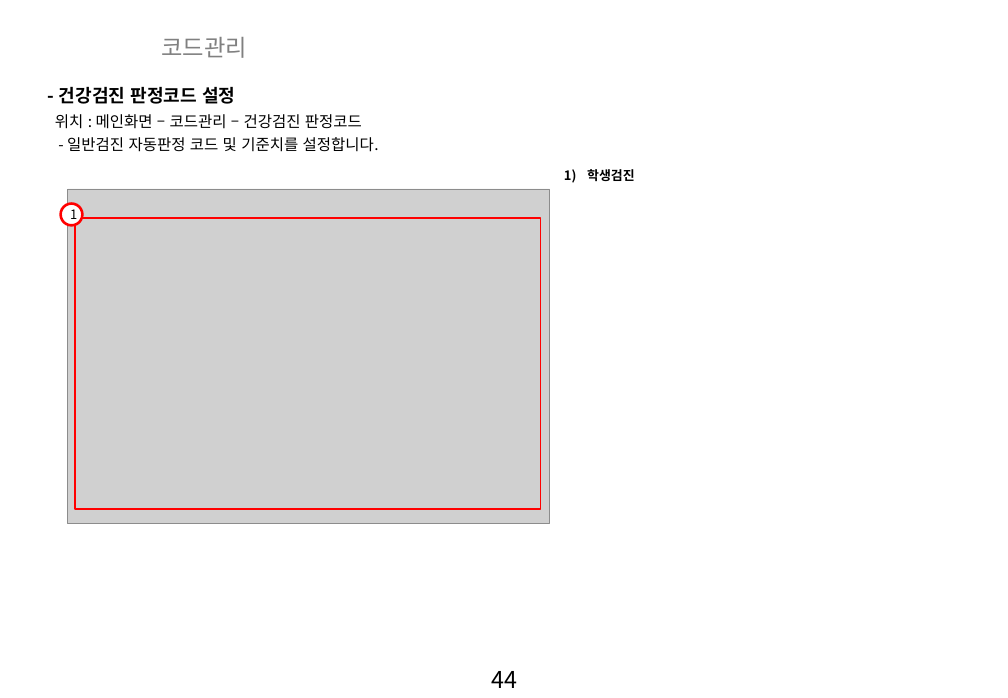
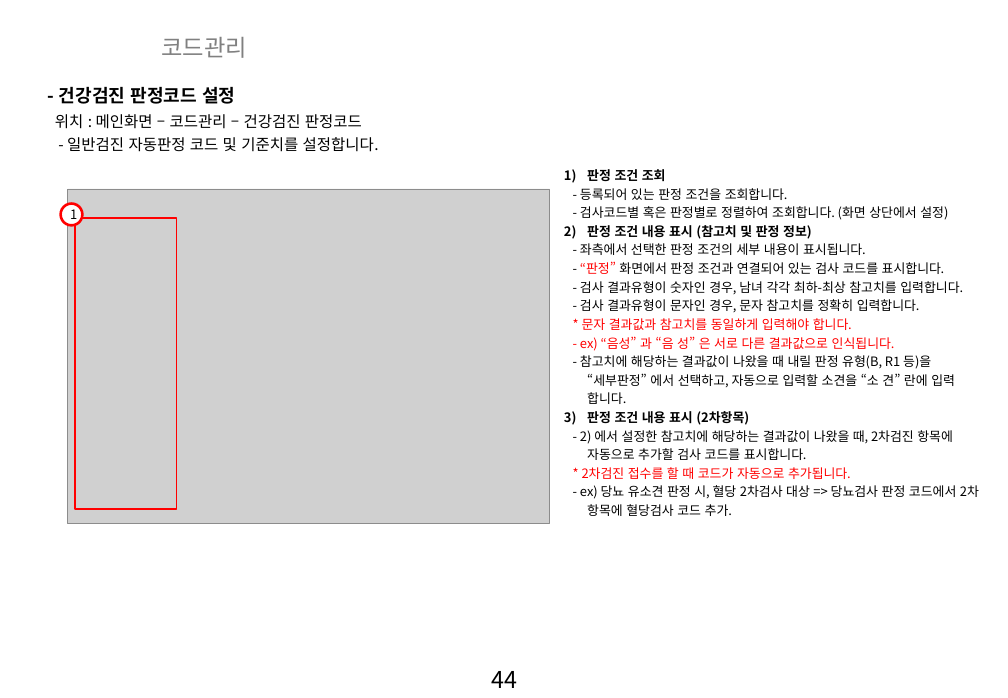
Before and after one commit to zooxop/ailiss_manual, a slide deck: slide 45 of manual/앨리스_매뉴얼_작업중.pptx. Drawn at 1008x698 pixels with LibreOffice and Linux fonts; fonts in the diff are those of the drawing; grey boxes stand for pictures; background and template pictures are left out. Boxes give left, top, right and bottom in pixels: in the first picture for what was removed or moved away, otherwise in the second. Text is boxed around its words. In the diff, an @@ line names an element or a change of style, - is before the commit and + after.

Commit message:
코드관리 완료

```diff
--- a/manual/앨리스_매뉴얼_작업중.pptx
+++ b/manual/앨리스_매뉴얼_작업중.pptx
@@ text added at <box>580,169,979,516</box>, 10 pt, text #000000 @@
+1) 판정 조건 조회
+- 등록되어 있는 판정 조건을 조회합니다.
+- 검사코드별 혹은 판정별로 정렬하여 조회합니다. (화면 상단에서 설정)
+2) 판정 조건 내용 표시 (참고치 및 판정 정보)
+- 좌측에서 선택한 판정 조건의 세부 내용이 표시됩니다.
+- “판정” 화면에서 판정 조건과 연결되어 있는 검사 코드를 표시합니다.
+- 검사 결과유형이 숫자인 경우, 남녀 각각 최하-최상 참고치를 입력합니다.
+- 검사 결과유형이 문자인 경우, 문자 참고치를 정확히 입력합니다.
+* 문자 결과값과 참고치를 동일하게 입력해야 합니다.
+- ex) “음성” 과 “음 성” 은 서로 다른 결과값으로 인식됩니다.
+- 참고치에 해당하는 결과값이 나왔을 때 내릴 판정 유형(B, R1 등)을
+“세부판정” 에서 선택하고, 자동으로 입력할 소견을 “소 견” 란에 입력
+합니다.
+3) 판정 조건 내용 표시 (2차항목)
+- 2) 에서 설정한 참고치에 해당하는 결과값이 나왔을 때, 2차검진 항목에 자동으로 추가할 검사 코드를 표시합니다.
+* 2차검진 접수를 할 때 코드가 자동으로 추가됩니다.
+- ex) 당뇨 유소견 판정 시, 혈당 2차검사 대상 => 당뇨검사 판정 코드에서 2차 항목에 혈당검사 코드 추가.
@@ text removed at <box>587,169,634,181</box> @@
-1) 학생검진
@@ rectangle: place and size @@
-rectangle at <box>75,218,541,509</box>
+rectangle at <box>75,218,177,509</box>
```
Also in this commit, not shown: 2 slides added, 1 other file.
